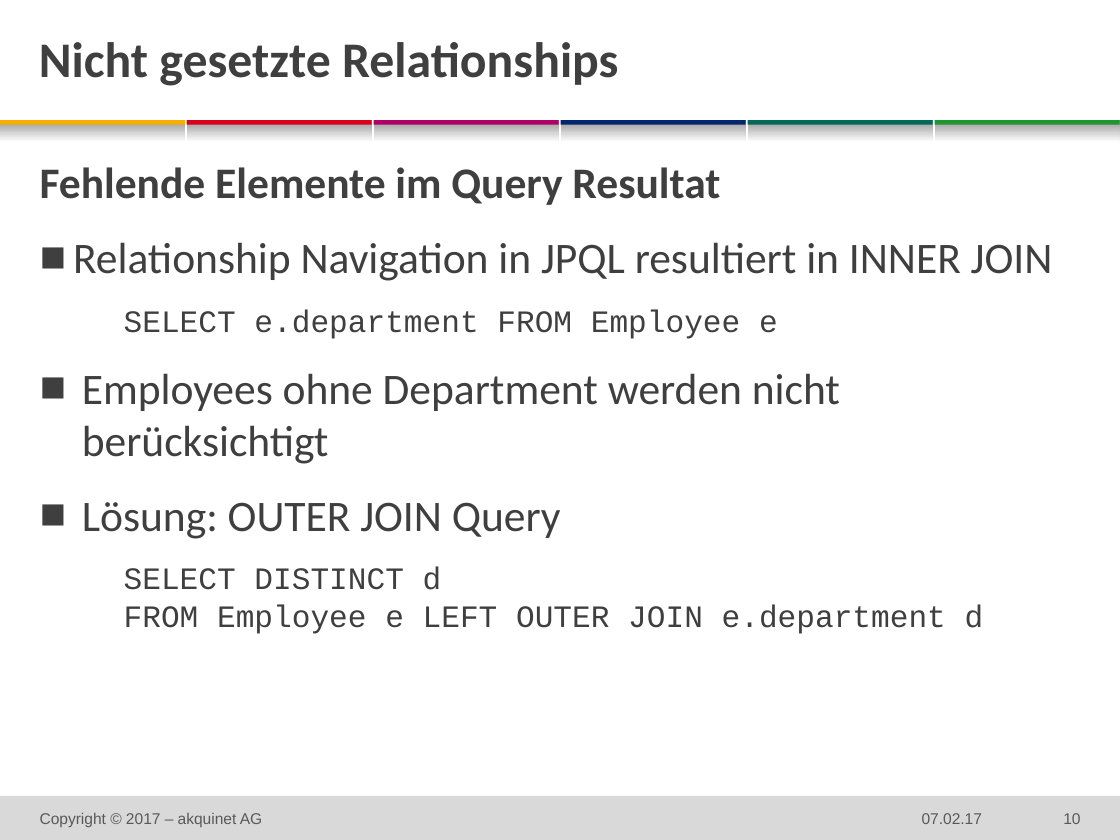
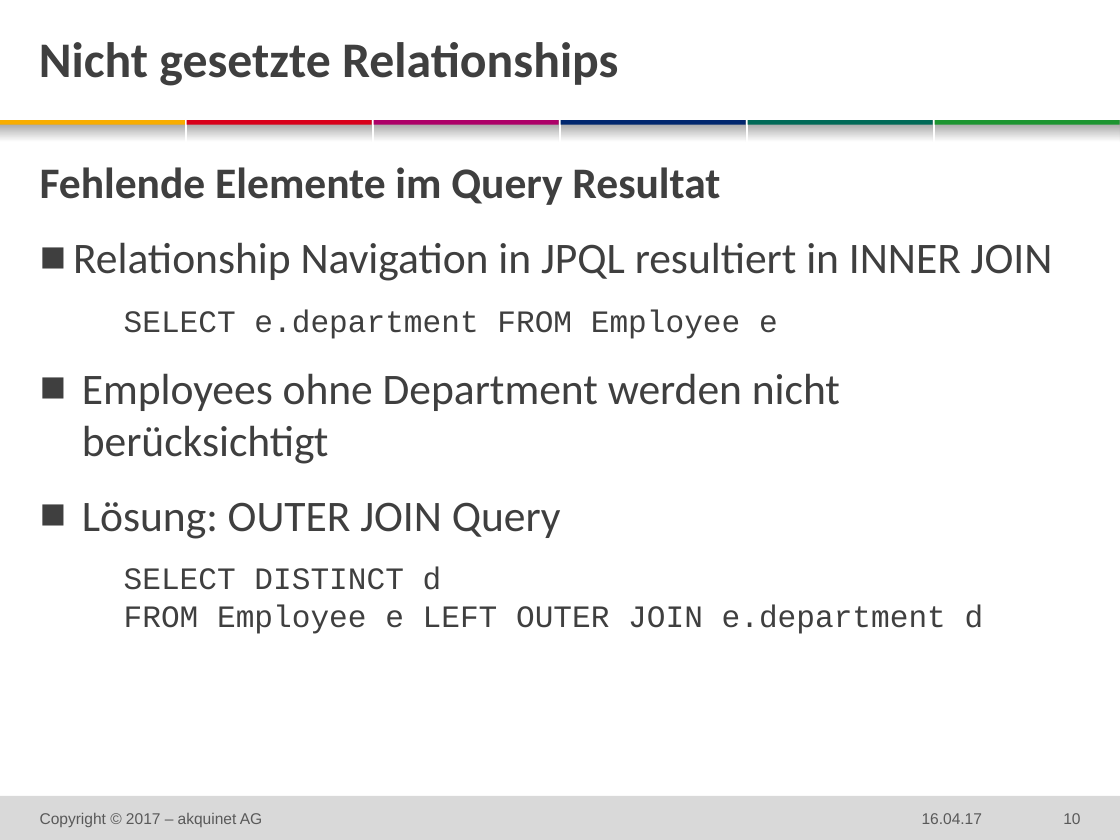
Before and after one commit to techatspree/jpapitfalls, a slide deck: slide 10 of 2016-xx-xx DF JPA Pitfalls.pptx. Drawn at 1120x840 pixels with LibreOffice and Linux fonts; fonts in the diff are those of the drawing; background and template pictures are left out. Boxes give left, top, right and bottom in pixels: in the first picture for what was removed or moved away, otherwise in the second. Text is boxed around its words. In the diff, an @@ line names an element or a change of style, - is before the commit and + after.

```diff
--- a/2016-xx-xx DF JPA Pitfalls.pptx
+++ b/2016-xx-xx DF JPA Pitfalls.pptx
@@ text at [922, 813, 982, 824]: text changed @@
-07.02.17
+16.04.17
```
Also in this commit, not shown: 16 other slides changed.
